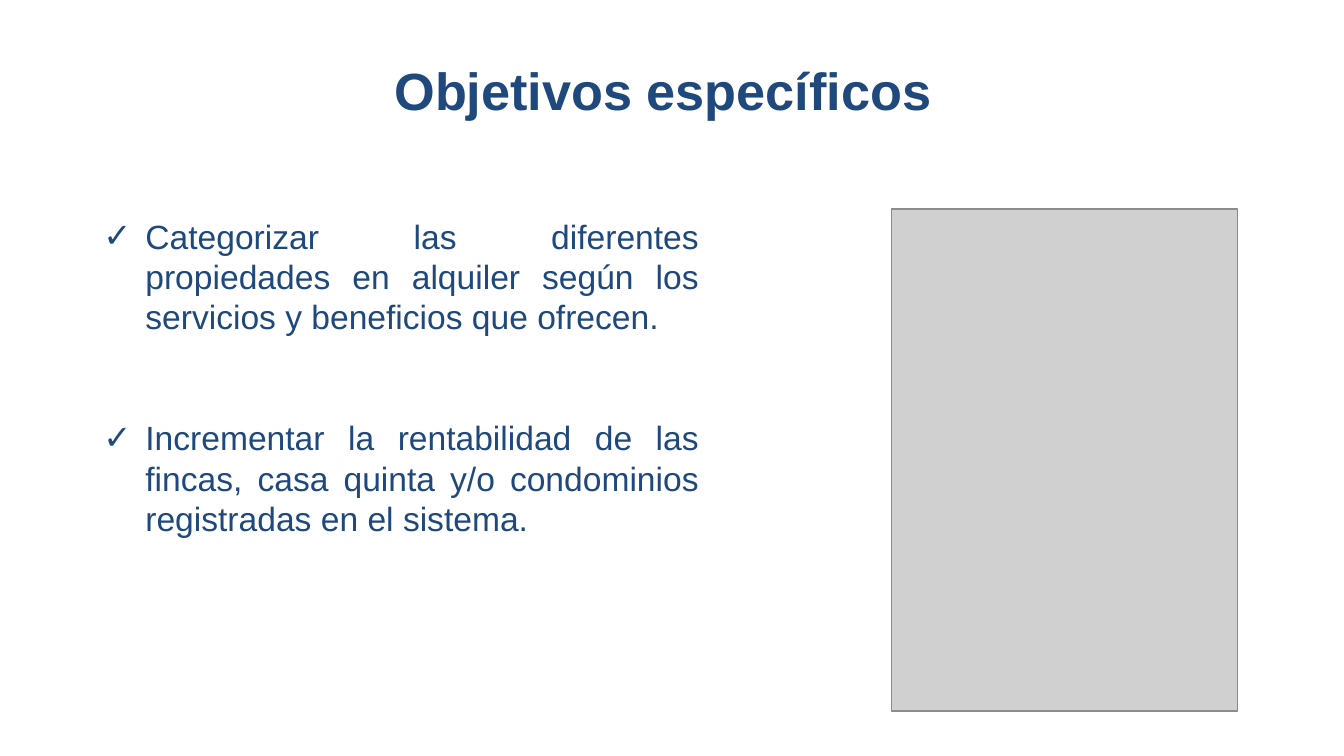
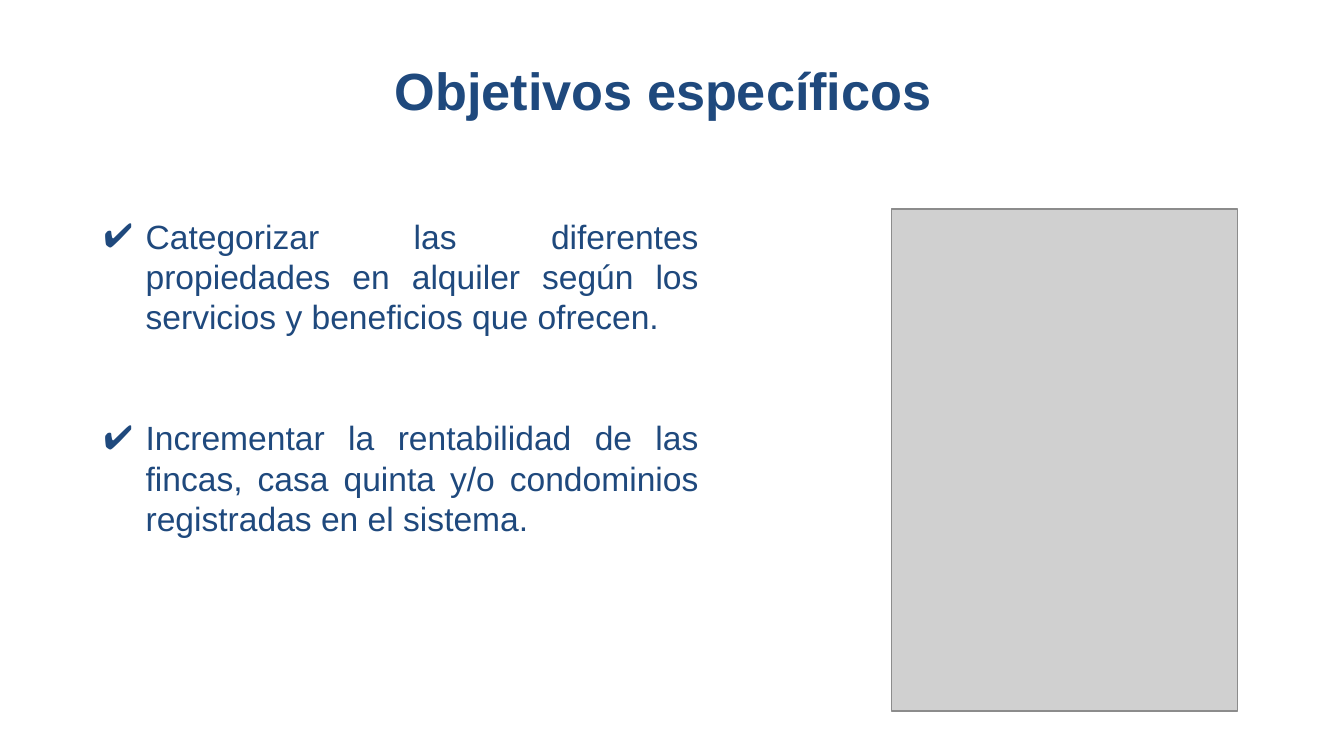
Before and after one commit to LauraV8/ProyectoSena1Tri, a slide deck: slide 8 of Presentación Proyecto.pptx (slide 7 before the commit). Drawn at 1344x756 pixels with LibreOffice and Linux fonts; fonts in the diff are those of the drawing; grey boxes stand for pictures; background and template pictures are left out. Boxes give left, top, right and bottom in pixels: in the first picture for what was removed or moved away, otherwise in the second. Text is boxed around its words. In the diff, an @@ line names an element or a change of style, - is before the commit and + after.

```diff
--- a/Presentación Proyecto.pptx
+++ b/Presentación Proyecto.pptx
@@ text "Categorizar las diferentes propiedades en ..." at (146,224,699,537): bullet ✓ to ✔ @@
```
Also in this commit, not shown: 8 other slides changed, 3 slides added, 1 slide removed, 2 other files.
